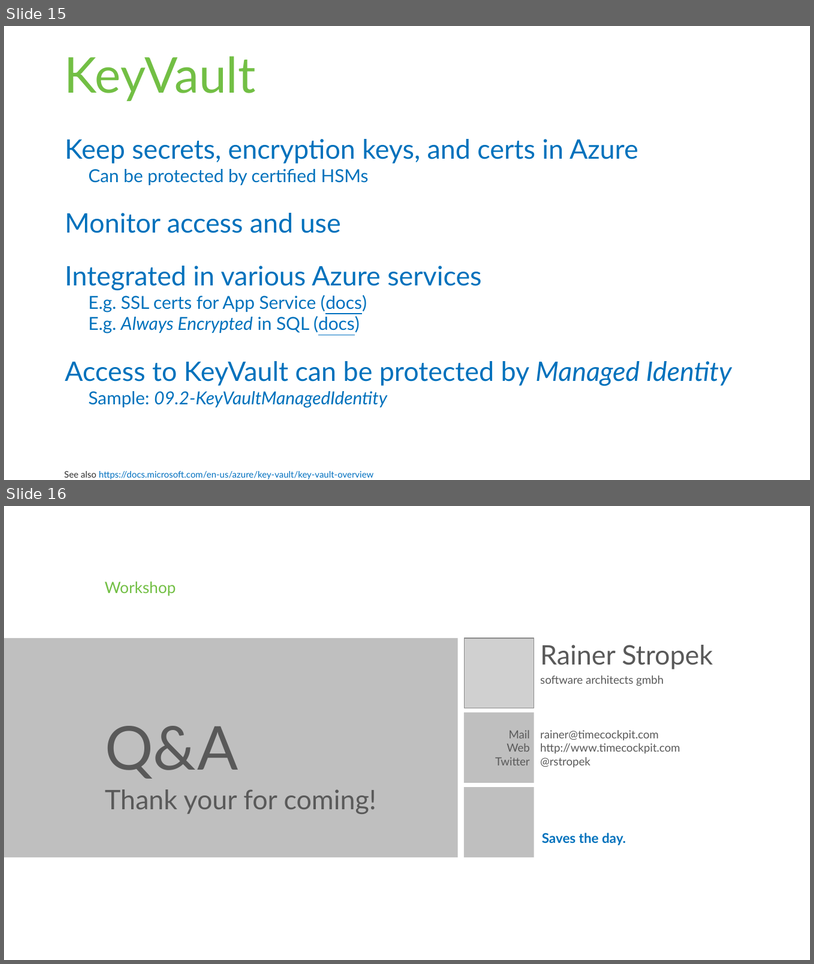
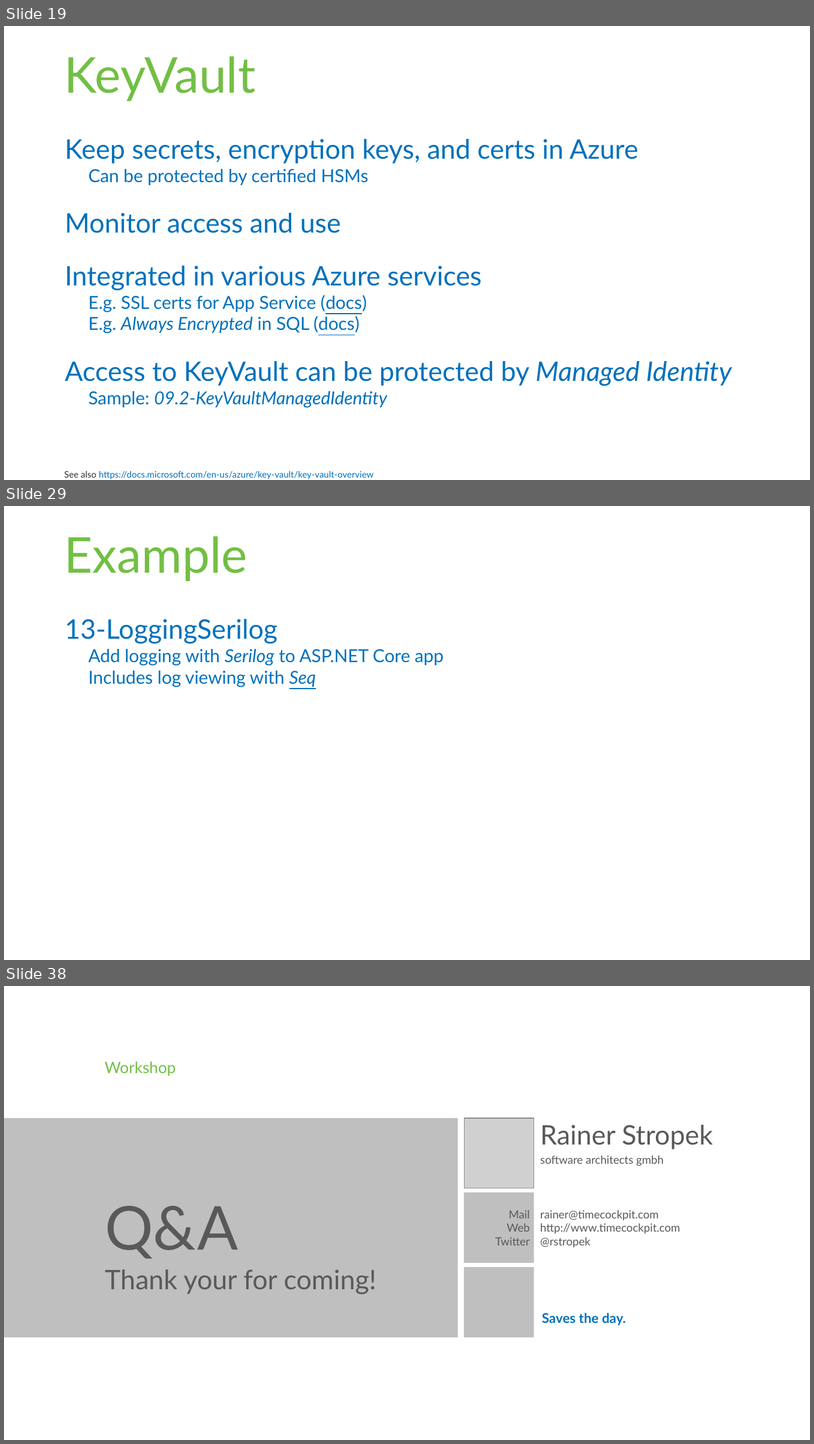
Before and after one commit to rstropek/SecureCodingDotNet, a slide deck: Slides/Secure-Coding-Dot-Net.pptx. Shown one above the other, each under a label of ours: slides 15 and 16 before the commit, slides 19, 29 and 38 after it; the slides between them are not shown. The pictures are 814x964 and 814x1444 pixels, drawn with LibreOffice and Linux fonts; fonts in the diff are those of the drawing; grey boxes stand for pictures; background and template pictures are left out. Boxes give left, top, right and bottom in pixels: in the first picture for what was removed or moved away, otherwise in the second. Text is boxed around its words. In the diff, an @@ line names an element or a change of style, - is before the commit and + after.

```diff
--- a/Slides/Secure-Coding-Dot-Net.pptx
+++ b/Slides/Secure-Coding-Dot-Net.pptx
@@ slide 29 added at [4, 506, 810, 960], background #FFFFFF @@
@@ title added at [64, 536, 247, 581], 44 pt, text #72BF44 @@
+Example
@@ text added at [65, 619, 444, 687], 16 pt, text #0071BC @@
+13-LoggingSerilog
+  Add logging with Serilog to ASP.NET Core app
+  Includes log viewing with Seq
@@ what was slide 15 is now slide 19 @@
@@ what was slide 16 is now slide 38 @@
```
Also in this commit, not shown: 1 slide changed, 22 other slides added, 1 slide removed, 1 other file.
